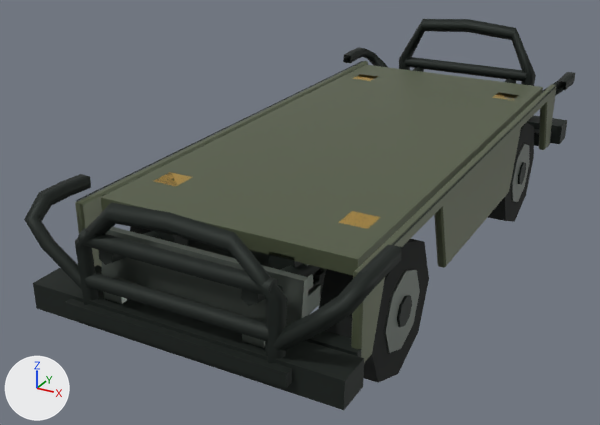
The glTF model assets/vehicles/C01/C01-lod2.glb: old version first, new version second.
One viewpoint serves both versions: a 50 mm lens placed at (2.42, -5.36, 2.97), pointed at (-0.34, -0.34, 0.46). Arrows for +X, +Y and +Z are at lower left; the lights stay in place. The first picture is the older version. Where no turn or scale is listed for an object, it has been applied to the vertices. Vertices at exactly the same position are counted once.

The scene before the commit, as lines of its bpy script (objects in view):
```python
me_mesh_0 = bpy.data.meshes.new('Mesh_0')
me_mesh_0.from_pydata(...)  # 939 vertices, 1596 faces; spans x -1.06..1.06, y -2.41..2.39, z 0.26..1.49
me_mesh_0.materials.append(mat_material_0)  # black #242b27
me_mesh_11 = bpy.data.meshes.new('Mesh_11')
me_mesh_11.from_pydata(...)  # 20 vertices, 32 faces; spans x -0.185..0.185, y -0.265..0.265, z -0.265..0.265
me_mesh_11.materials.append(mat_steel)  # grey #717972
me_mesh_13 = bpy.data.meshes.new('Mesh_13')
me_mesh_13.from_pydata(...)  # 20 vertices, 32 faces; spans x -0.175..0.175, y -0.45..0.45, z -0.45..0.45
me_mesh_13.materials.append(mat_material_4)  # black #171b19
ob_c01_surface_00 = bpy.data.objects.new('C01_surface_00', me_mesh_0)
ob_c01_surface_00.location = (0.0, 0.0, 0.0)
ob_c01_surface_11 = bpy.data.objects.new('C01_surface_11', me_mesh_11)
ob_c01_surface_11.location = (0.7, -1.3, 0.45)
ob_c01_surface_13 = bpy.data.objects.new('C01_surface_13', me_mesh_13)
ob_c01_surface_13.location = (0.7, 1.3, 0.45)
# also in view: 'C01_surface_10' at (0.7, -1.3, 0.45); 'C01_surface_03' at (0.0, 0.0, 1.04); 'C01_surface_01' at (0.0, 0.0, 0.68); 'C01_surface_02' at (0.0, 0.0, 0.77)
```
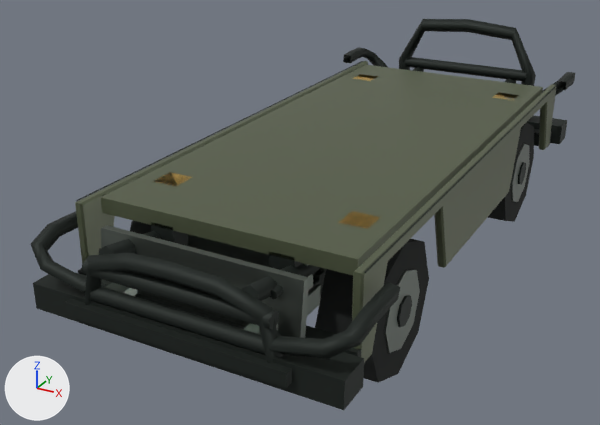
What the commit changed:
me_mesh_0 is used by ob_c01_surface_00; location (0.0, 0.0, 0.0).
me_mesh_0 had 939 vertices, 1596 faces and spanned x -1.06..1.06, y -2.41..2.39, z 0.26..1.49.
me_mesh_0 now has 939 vertices, 1596 faces and spans x -1.07..1.07, y -2.41..2.39, z 0.26..1.49.
me_mesh_0 part 1: the loose piece of 14 vertices spanning x -0.6..0.6, y -2.37..-2.27, z 0.97..1.07 is moved by (0.0, 0.0, -0.18).
me_mesh_0 part 2: the loose piece of 14 vertices spanning x -0.6..0.6, y -2.36..-2.28, z 0.71..0.81 is moved by (0.0, 0.0, -0.08).
me_mesh_0 part 3: 72 of 939 vertices moved; they spanned x -1.06..1.06, y -2.39..-1.83, z 0.66..1.29 and now span x -1.07..1.07, y -2.39..-1.83, z 0.65..1.01; mean shift (0.0, 0.01, -0.18); largest move (-0.38, -2.32, 1.27) -> (-0.29, -2.32, 1.0).

Where the change shows, as pixel boxes [x1, y1, x2, y2] in the pictures (600 x 425 px; the box of a moved part takes in the faces that stretch with it):
'C01_surface_00', reshaped: before [24, 19, 575, 410]; after [30, 19, 575, 410]
part 1 of me_mesh_0, moved or reshaped: before [78, 228, 278, 296]; after [82, 258, 279, 329]
part 2 of me_mesh_0, moved or reshaped: before [85, 272, 268, 342]; after [85, 286, 271, 354]
part 3 of me_mesh_0, moved or reshaped: before [24, 174, 401, 363]; after [30, 211, 400, 363]
